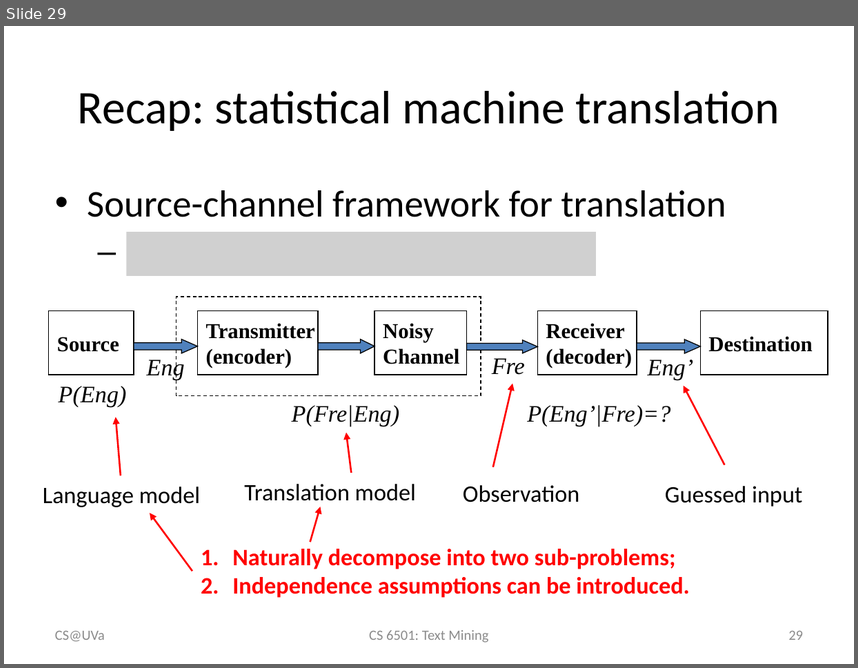
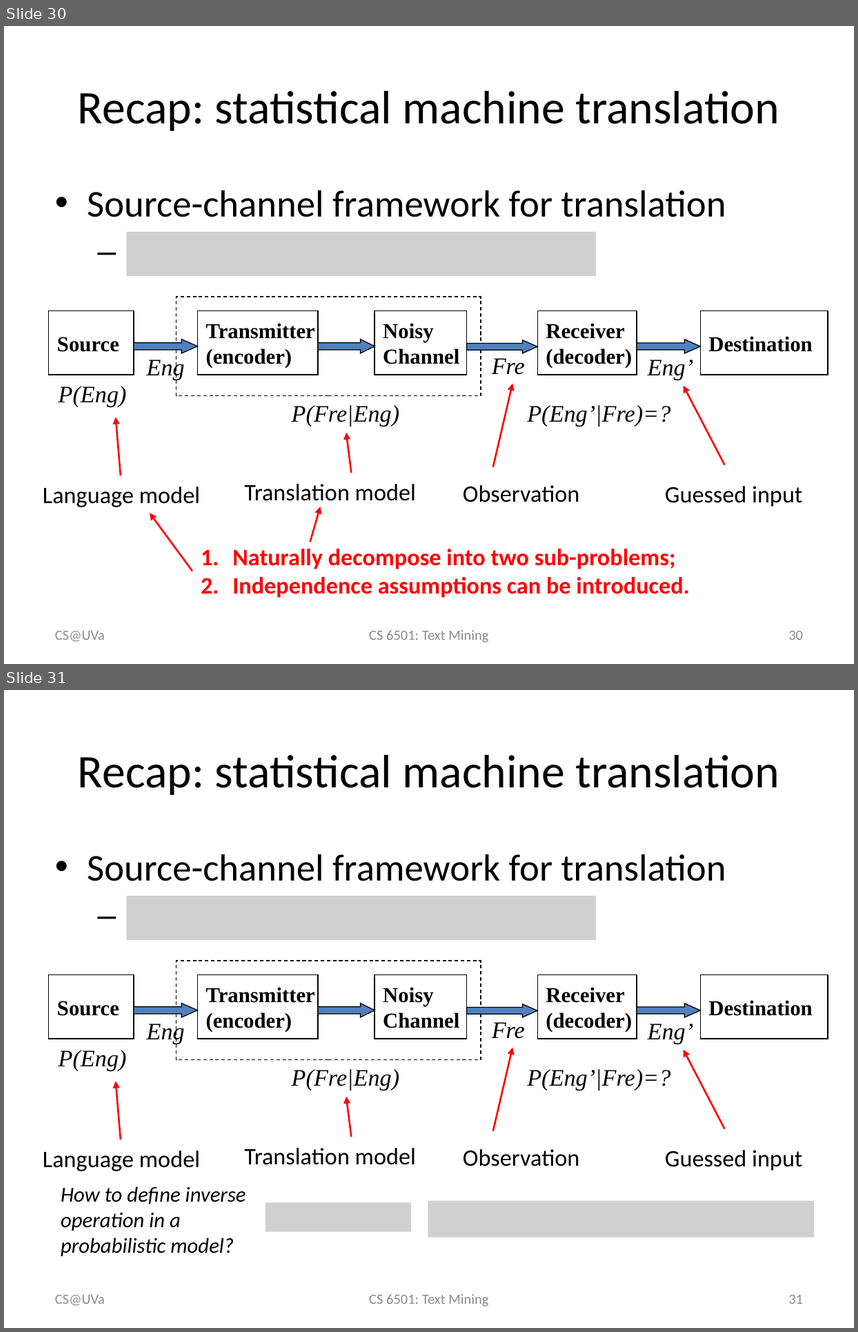
Before and after one commit to wang296/CS6501-Text-Mining, a slide deck: docs/StatisticalMachineTranslation.pptx. Shown one above the other, each under a label of ours: slide 29 before the commit, slides 30 and 31 after it. The pictures are 858x668 and 858x1332 pixels, drawn with LibreOffice and Linux fonts; fonts in the diff are those of the drawing; grey boxes stand for pictures. Boxes give left, top, right and bottom in pixels: in the first picture for what was removed or moved away, otherwise in the second. Text is boxed around its words. In the diff, an @@ line names an element or a change of style, - is before the commit and + after.

```diff
--- a/docs/StatisticalMachineTranslation.pptx
+++ b/docs/StatisticalMachineTranslation.pptx
@@ slide 31 added at [4,690,854,1328], background #FFFFFF @@
@@ title added at [78,755,780,795], 39.6 pt, text #000000 @@
+Recap: statistical machine translation
@@ text added at [87,854,726,881], 32 pt, text #000000 @@
+• Source-channel framework for translation
@@ picture added at [126,896,595,940] @@
@@ rectangle added at [49,975,134,1038], outline #000000 0.75 pt, 18 pt, text #000000, bold @@
+Source
@@ rectangle added at [176,960,481,1060], outline #000000 0.75 pt dashed @@
@@ rectangle added at [198,975,319,1038], outline #000000 0.75 pt, 18 pt, text #000000, bold @@
+Transmitter
+(encoder)
@@ rectangle added at [375,975,466,1038], outline #000000 0.75 pt, 18 pt, text #000000, bold @@
+Noisy
+Channel
@@ rectangle added at [538,975,637,1038], outline #000000 0.75 pt, 18 pt, text #000000, bold @@
+Receiver
+(decoder)
@@ rectangle added at [700,975,828,1038], outline #000000 0.75 pt, 18 pt, text #000000, bold @@
+Destination
@@ right arrow added at [134,1003,198,1016], fill #4F81BD, outline #000000 0.75 pt @@
@@ text added at [147,1021,185,1044], 20 pt, text #000000, italic @@
+Eng
@@ right arrow added at [318,1003,375,1016], fill #4F81BD, outline #000000 0.75 pt @@
@@ right arrow added at [466,1004,537,1017], fill #4F81BD, outline #000000 0.75 pt @@
@@ right arrow added at [637,1003,700,1016], fill #4F81BD, outline #000000 0.75 pt @@
@@ text added at [492,1022,525,1038], 20 pt, text #000000, italic @@
+Fre
@@ text added at [648,1023,694,1044], 20 pt, text #000000, italic @@
+Eng’
@@ text added at [59,1049,127,1071], 20 pt, text #000000, italic @@
+P(Eng)
@@ arrow added from (493, 1131) to (513, 1047), #FF0000 1.5 pt @@
@@ arrow added from (725, 1129) to (683, 1049), #FF0000 1.5 pt @@
@@ arrow added from (121, 1140) to (115, 1081), #FF0000 1.5 pt @@
@@ text added at [292,1069,399,1090], 20 pt, text #000000, italic @@
+P(Fre|Eng)
@@ text added at [527,1069,671,1090], 20 pt, text #000000, italic @@
+P(Eng’|Fre)=?
@@ arrow added from (352, 1136) to (346, 1096), #FF0000 1.5 pt @@
@@ text added at [43,1150,200,1171], 20 pt, text #000000 @@
+Language model
@@ text added at [244,1147,416,1165], 20 pt, text #000000 @@
+Translation model
@@ text added at [463,1149,580,1166], 20 pt, text #000000 @@
+Observation
@@ text added at [665,1150,802,1170], 20 pt, text #000000 @@
+Guessed input
@@ text added at [61,1186,246,1256], 18 pt, text #000000, italic @@
+How to define inverse operation in a probabilistic model?
@@ picture added at [266,1203,411,1232] @@
@@ picture added at [428,1200,815,1236] @@
@@ text added at [55,1294,105,1305], 12 pt, text #8C8C8C @@
+CS@UVa
@@ text added at [369,1294,488,1306], 12 pt, text #8C8C8C @@
+CS 6501: Text Mining
@@ page number added at [789,1294,803,1303], 12 pt, text #8C8C8C @@
+31
@@ what was slide 29 is now slide 30 @@
@@ page number at [789,630,803,639]: text changed @@
-29
+30
```
Also in this commit, not shown: 1 other slide added, 3 other files.
